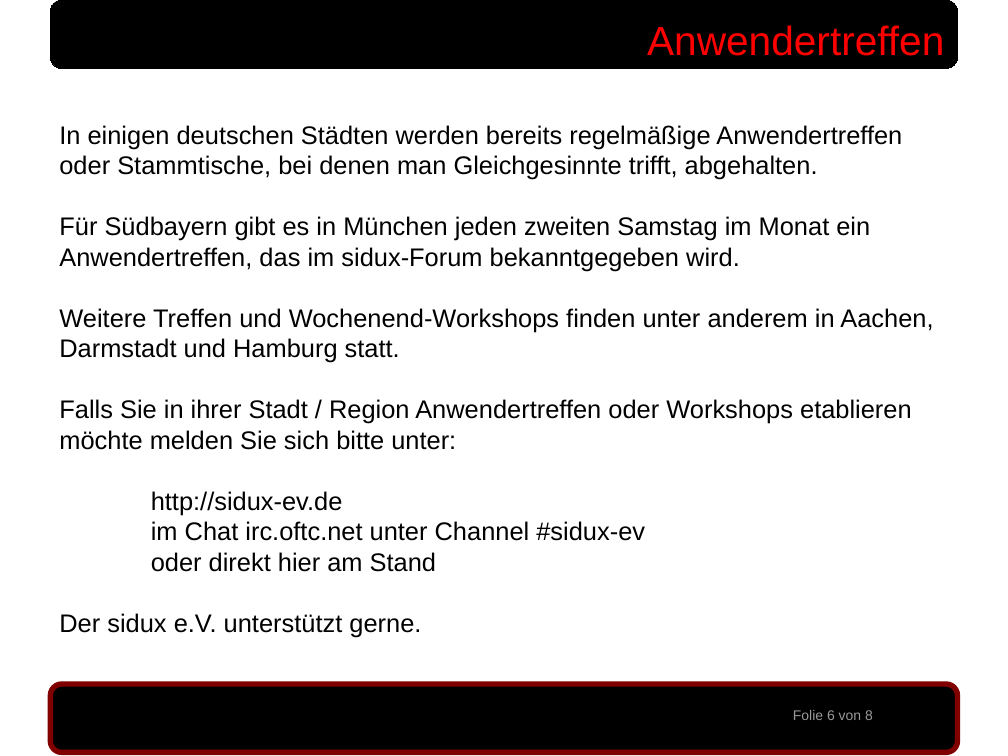
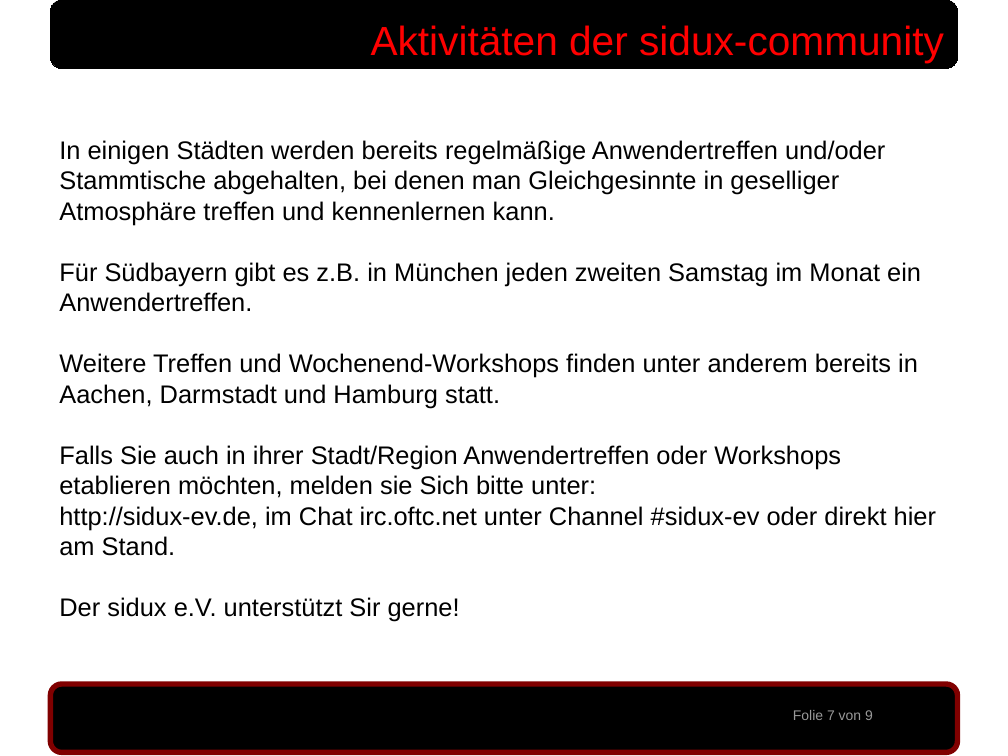
Before and after one commit to sidux-ev/praesentation, a slide deck: slide 7 of bin/sigint2010_koeln.odp (slide 6 before the commit). Drawn at 1008x756 pixels with LibreOffice and Linux fonts; fonts in the diff are those of the drawing; background and template pictures are left out. Boxes give left, top, right and bottom in pixels: in the first picture for what was removed or moved away, otherwise in the second. Text is boxed around its words. In the diff, an @@ line names an element or a change of style, - is before the commit and + after.

```diff
--- a/bin/sigint2010_koeln.odp
+++ b/bin/sigint2010_koeln.odp
@@ text at (x1=371, y1=25, x2=944, y2=63): text changed @@
-Anwendertreffen
+Aktivitäten der sidux-community
@@ text at (x1=59, y1=140, x2=936, y2=622): text changed @@
-In einigen deutschen Städten werden bereits regelmäßige Anwendertreffen oder Stammtische, bei denen man Gleichgesinnte trifft, abgehalten.
-Für Südbayern gibt es in München jeden zweiten Samstag im Monat ein Anwendertreffen, das im sidux-Forum bekanntgegeben wird.
-Weitere Treffen und Wochenend-Workshops finden unter anderem in Aachen, Darmstadt und Hamburg statt.
-Falls Sie in ihrer Stadt / Region Anwendertreffen oder Workshops etablieren möchte melden Sie sich bitte unter:
-http://sidux-ev.de
-im Chat irc.oftc.net unter Channel #sidux-ev
-oder direkt hier am Stand
-Der sidux e.V. unterstützt gerne.
+In einigen Städten werden bereits regelmäßige Anwendertreffen und/oder Stammtische abgehalten, bei denen man Gleichgesinnte in geselliger Atmosphäre treffen und kennenlernen kann.
+Für Südbayern gibt es z.B. in München jeden zweiten Samstag im Monat ein Anwendertreffen.
+Weitere Treffen und Wochenend-Workshops finden unter anderem bereits in Aachen, Darmstadt und Hamburg statt.
+Falls Sie auch in ihrer Stadt/Region Anwendertreffen oder Workshops etablieren möchten, melden sie Sich bitte unter:
+http://sidux-ev.de, im Chat irc.oftc.net unter Channel #sidux-ev oder direkt hier am Stand.
+Der sidux e.V. unterstützt Sir gerne!
@@ text at (x1=793, y1=710, x2=873, y2=720): text changed @@
-Folie 6 von 8
+Folie 7 von 9
```
Also in this commit, not shown: 7 other slides changed, 1 slide added, 2 other files.
